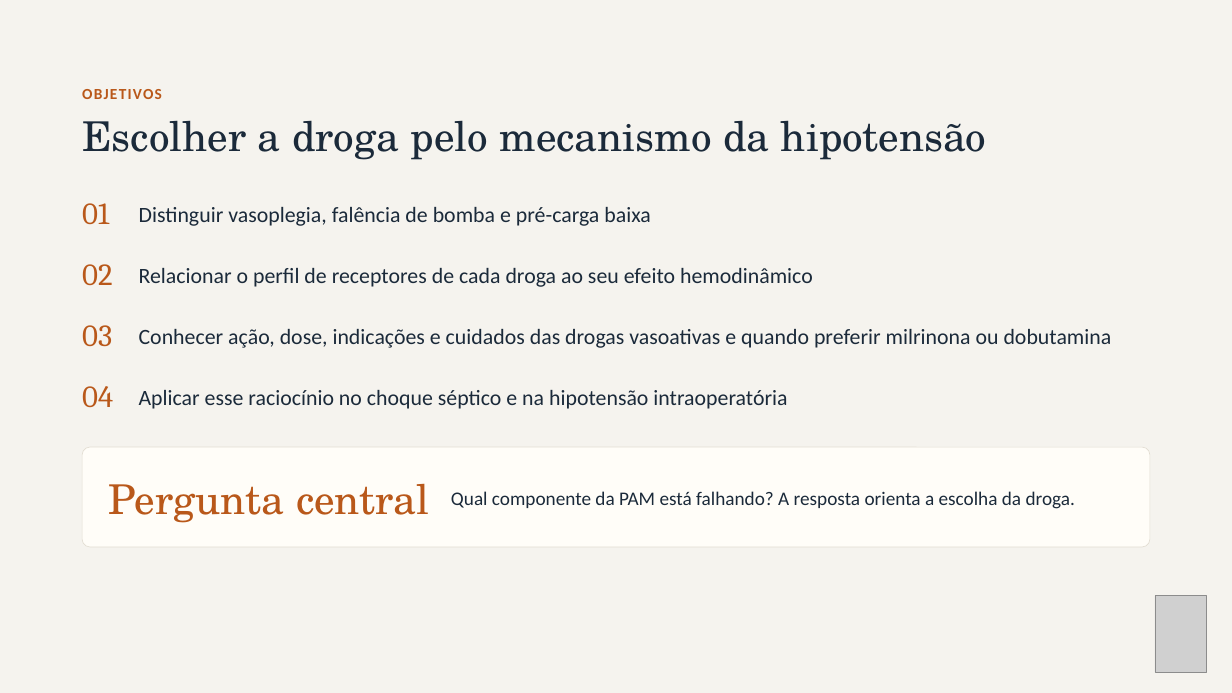
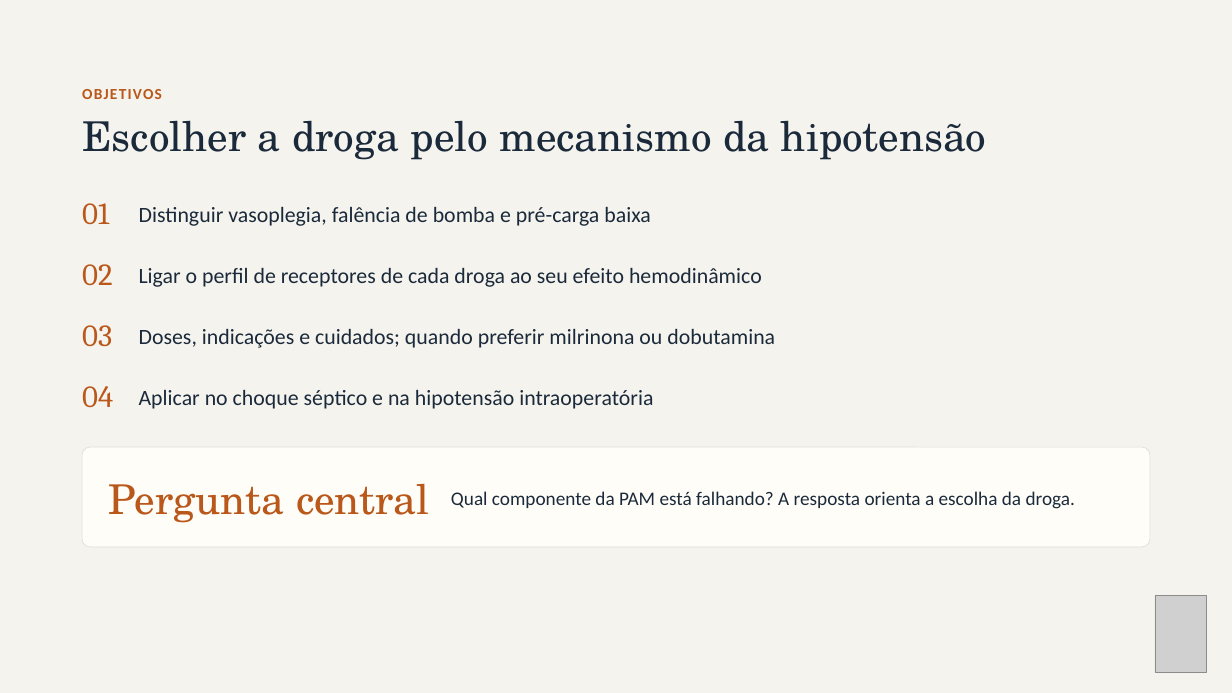
Before and after one commit to brunomoraesdubois-bit/Bruno, a slide deck: slide 2 of apresentacao/Aminas_Vasoativas.pptx. Drawn at 1232x693 pixels with LibreOffice and Linux fonts; fonts in the diff are those of the drawing; grey boxes stand for pictures. Boxes give left, top, right and bottom in pixels: in the first picture for what was removed or moved away, otherwise in the second. Text is boxed around its words. In the diff, an @@ line names an element or a change of style, - is before the commit and + after.

```diff
--- a/apresentacao/Aminas_Vasoativas.pptx
+++ b/apresentacao/Aminas_Vasoativas.pptx
@@ text at bbox=[139, 268, 762, 287]: text changed @@
-Relacionar o perfil de receptores de cada droga ao seu efeito hemodinâmico
+Ligar o perfil de receptores de cada droga ao seu efeito hemodinâmico
@@ text at bbox=[139, 329, 775, 348]: text changed @@
-Conhecer ação, dose, indicações e cuidados das drogas vasoativas e quando preferir milrinona ou dobutamina
+Doses, indicações e cuidados; quando preferir milrinona ou dobutamina
@@ text at bbox=[139, 390, 653, 409]: text changed @@
-Aplicar esse raciocínio no choque séptico e na hipotensão intraoperatória
+Aplicar no choque séptico e na hipotensão intraoperatória
```
Also in this commit, not shown: 16 other slides changed, 26 other files.
